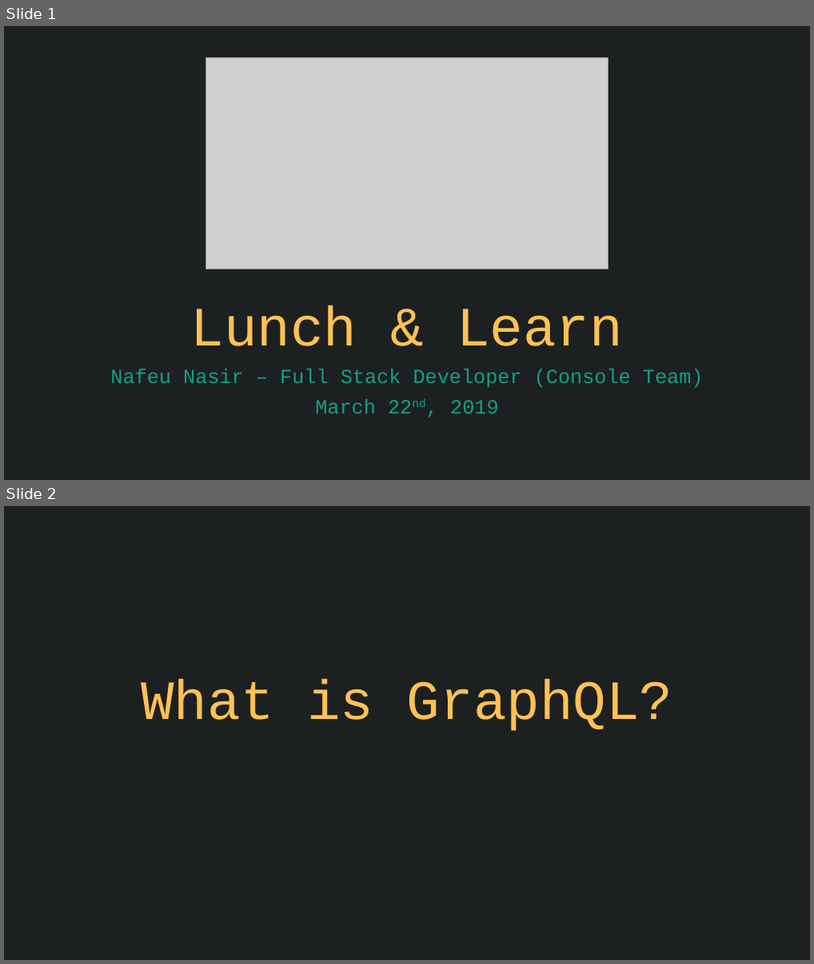
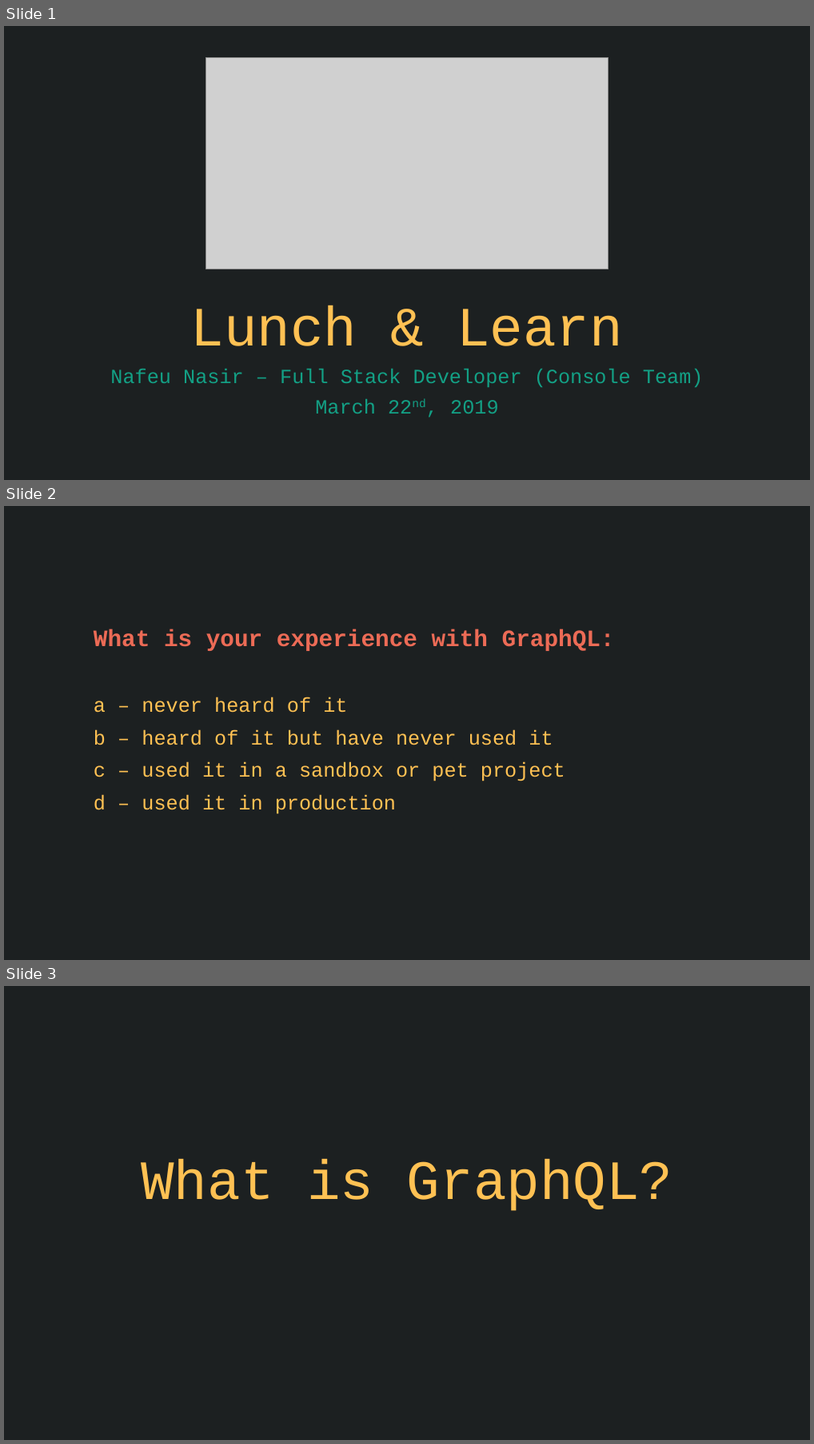
Before and after one commit to nafeu-pelmorex/pa-graphql-lnl, a slide deck: GraphQL-LNL.pptx. Shown one above the other, each under a label of ours: slides 1 and 2 before the commit, slides 1, 2 and 3 after it. The pictures are 814x964 and 814x1444 pixels, drawn with LibreOffice and Linux fonts; fonts in the diff are those of the drawing; grey boxes stand for pictures. Boxes give left, top, right and bottom in pixels: in the first picture for what was removed or moved away, otherwise in the second. Text is boxed around its words. In the diff, an @@ line names an element or a change of style, - is before the commit and + after.

```diff
--- a/GraphQL-LNL.pptx
+++ b/GraphQL-LNL.pptx
@@ slide 2 added at (4, 506, 810, 960), background #1C2021 @@
@@ subtitle added at (94, 629, 615, 814), 24 pt, text #FFC153 @@
+What is your experience with GraphQL:
+a – never heard of it
+b – heard of it but have never used it
+c – used it in a sandbox or pet project
+d – used it in production
@@ what was slide 2 is now slide 3 @@
```
Also in this commit, not shown: 3 slides changed, 6 other slides added, 2 slides removed, 1 other file.
